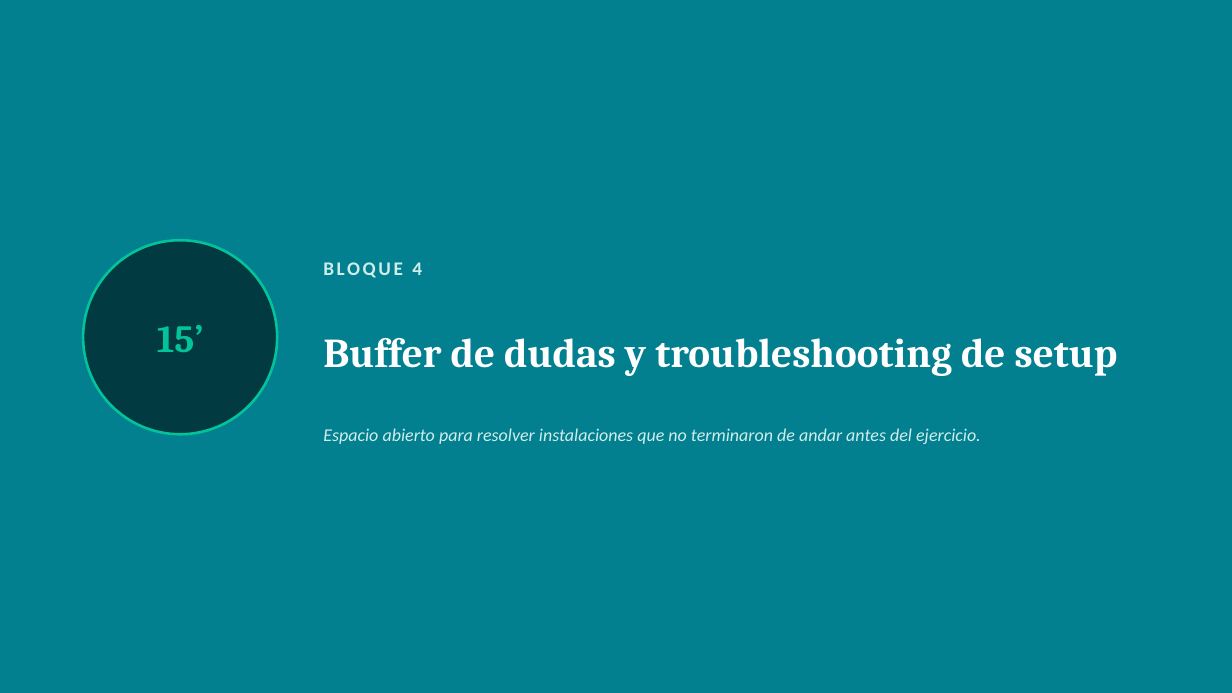
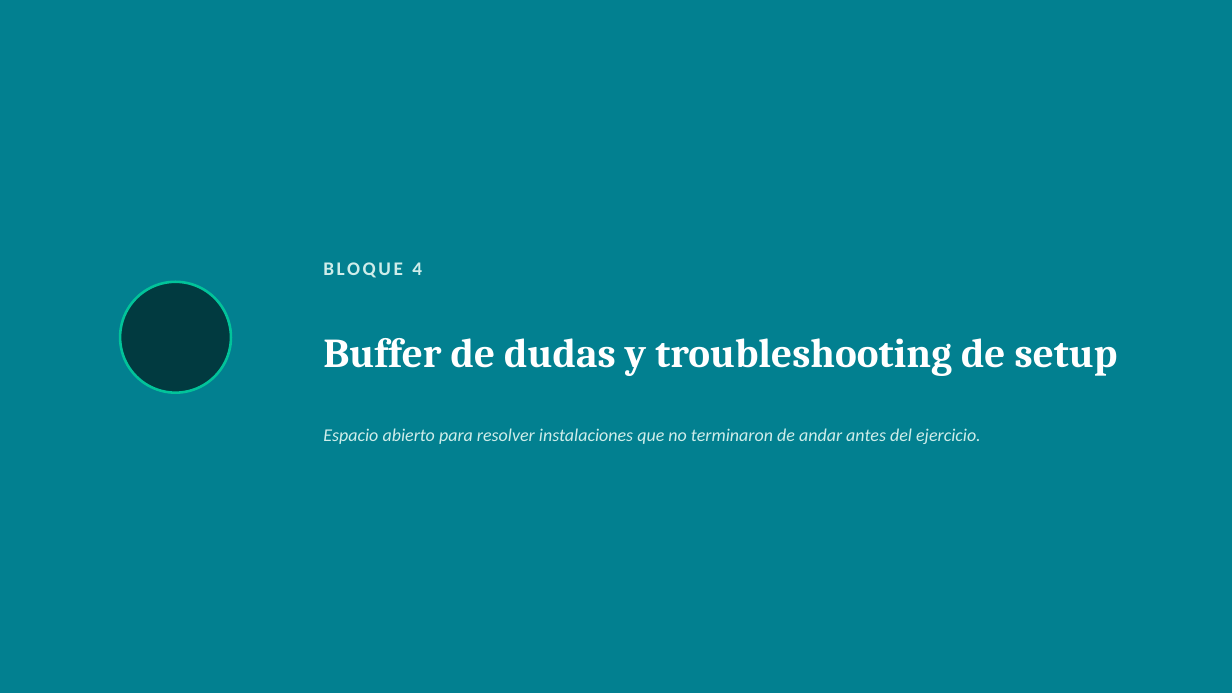
Before and after one commit to rafaelmogollon-gm2dev/backend-bootcamp-manejo-de-datos, a slide deck: slide 12 of clases/clase-1/presentacion.pptx. Drawn at 1232x693 pixels with LibreOffice and Linux fonts; fonts in the diff are those of the drawing. Boxes give left, top, right and bottom in pixels: in the first picture for what was removed or moved away, otherwise in the second. Text is boxed around its words. In the diff, an @@ line names an element or a change of style, - is before the commit and + after.

```diff
--- a/clases/clase-1/presentacion.pptx
+++ b/clases/clase-1/presentacion.pptx
@@ ellipse: place and size @@
-ellipse at (83,240,277,434)
+ellipse at (120,282,231,393)
@@ text removed at (157,325,204,352) @@
-15’
```
Also in this commit, not shown: 6 other slides changed, 4 other files.
